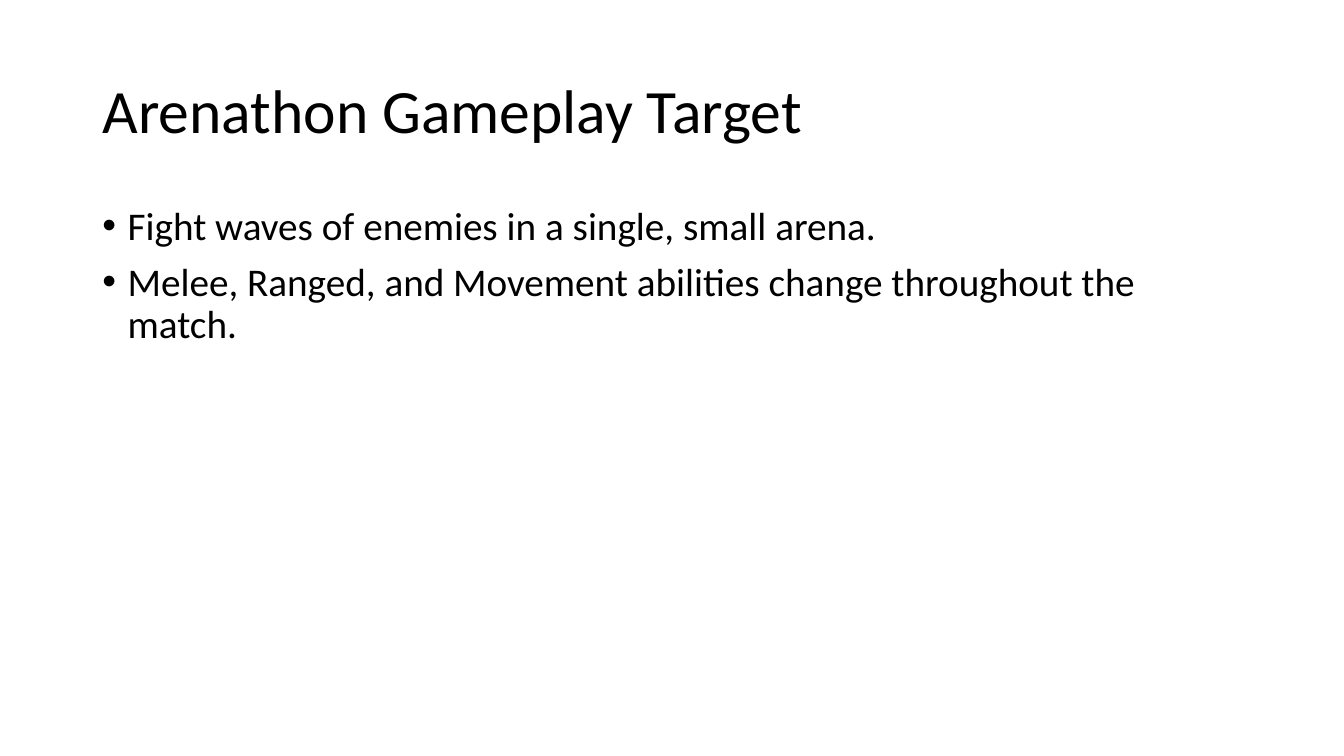
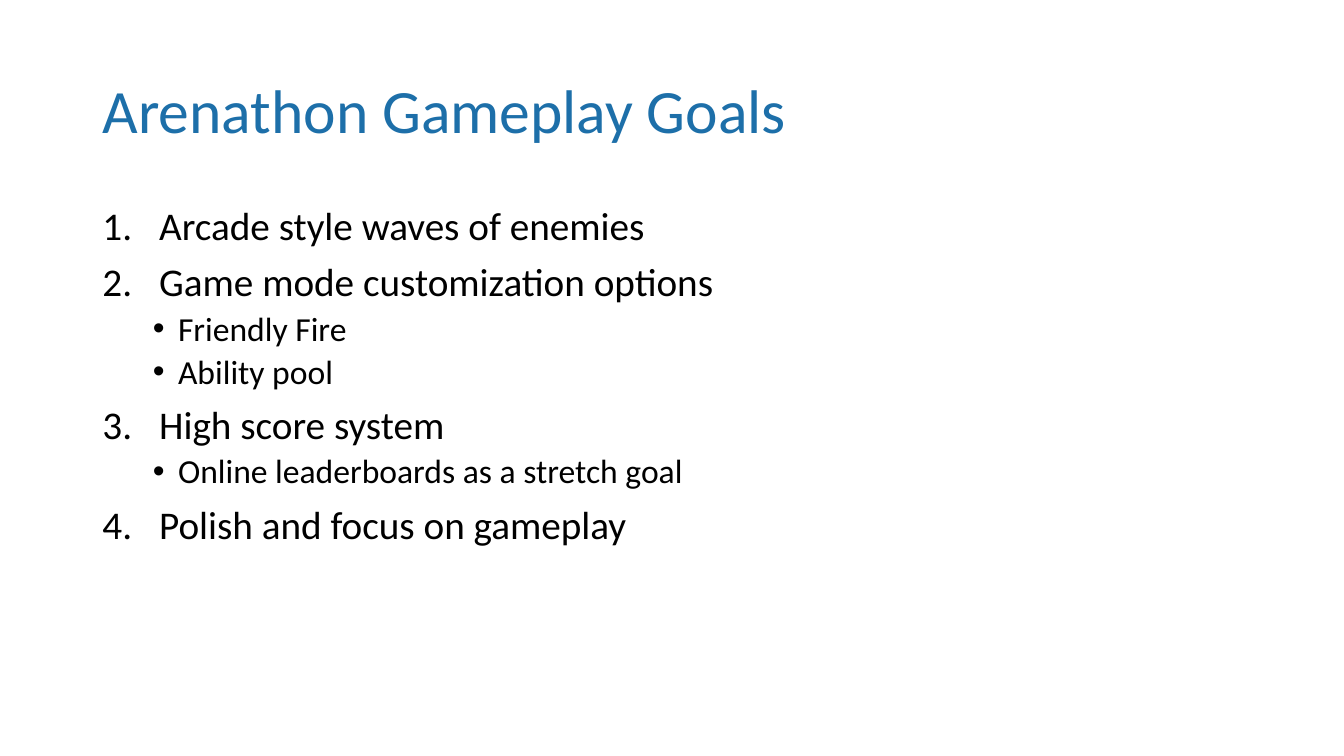
Before and after one commit to Bilbobull/LucAndGonzalo, a slide deck: slide 7 of Presentation One.pptx. Drawn at 1344x756 pixels with LibreOffice and Linux fonts; fonts in the diff are those of the drawing. Boxes give left, top, right and bottom in pixels: in the first picture for what was removed or moved away, otherwise in the second. Text is boxed around its words. In the diff, an @@ line names an element or a change of style, - is before the commit and + after.

```diff
--- a/Presentation One.pptx
+++ b/Presentation One.pptx
@@ title at <box>102,90,786,143</box>: text changed; text colour #000000 to #1D6FA9 @@
-Arenathon Gameplay Target
+Arenathon Gameplay Goals
@@ text at <box>159,212,713,546</box>: text changed @@
-• Fight waves of enemies in a single, small arena.
-• Melee, Ranged, and Movement abilities change throughout the match.
+1. Arcade style waves of enemies
+2. Game mode customization options
+  • Friendly Fire
+  • Ability pool
+3. High score system
+  • Online leaderboards as a stretch goal
+4. Polish and focus on gameplay
```
Also in this commit, not shown: 5 other slides changed.
